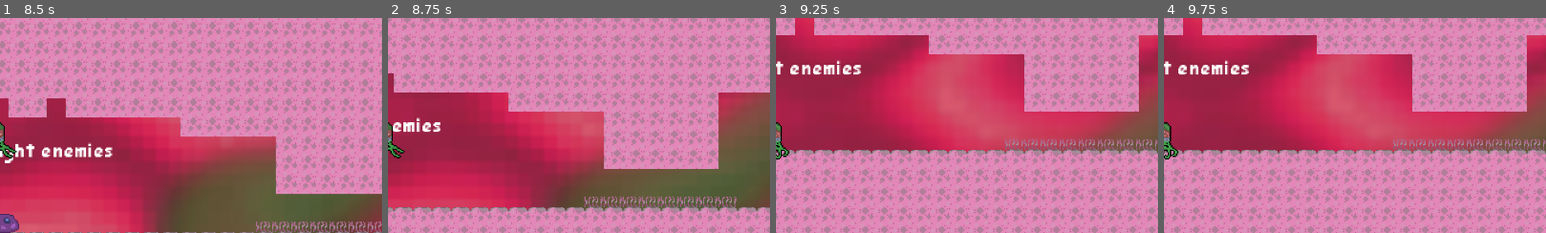
Above: before the commit, frames 1-4 (left to right).
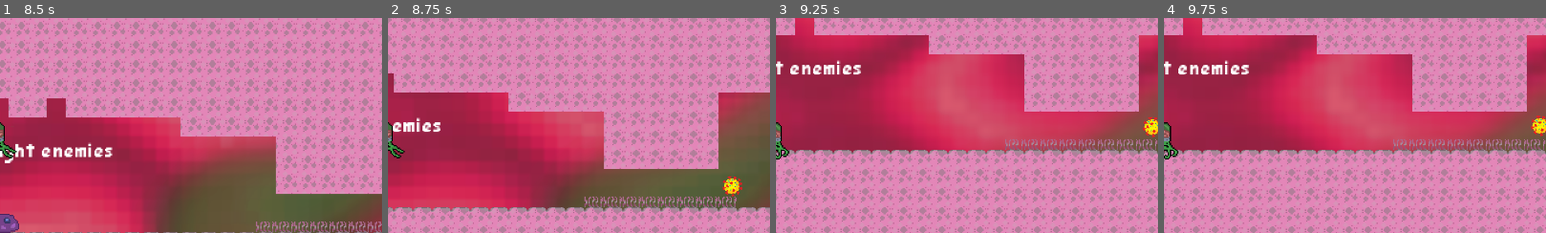
Above: after the commit, the same moments.

Repository: Esculero/Virus-Attack
Game: Godot game, scene res://Scenes/gameScenes/main_menu.tscn
Same seed, same stepped clock (60 frames per second), same inputs: the game is played once before the commit and once after it. Video files are missing from this copy of the repository; at most half a second of black plays in their place. Sound files missing from this copy of the repository are replaced by a short silence.
Inputs (mouse positions are % of the whole screen's width and height, from its top left):
- Up to frame 1 (8.5 s): click "Play" at 0.5 s; move the mouse to (45, 70) at 1.27 s; press the mouse at (45, 70) at 1.28 s; hold Right (move_right) 1.28-2.78 s; tap Up (jump) at 1.52, 2.27, 3.77, 4.52, 5.27, 6.77, 7.52, 8.27 s; move the mouse to (80, 65) at 2.02 s; release the mouse at (80, 65) at 2.03 s; click (80, 65) at 2.1 s; move the mouse to (20, 35) at 2.77 s; press the mouse at (20, 35) at 2.78 s; hold Left (move_left) 2.78-5.03 s; move the mouse to (55, 50) at 3.52 s; release the mouse at (55, 50) at 3.53 s; click (55, 50) at 3.6 s; move the mouse to (35, 25) at 4.27 s; press the mouse at (35, 25) at 4.28 s; move the mouse to (72, 45) at 5.02 s; release the mouse at (72, 45) at 5.03 s; hold Right (move_right) from 5.03 s (still down); click (72, 45) at 5.1 s; move the mouse to (30, 55) at 5.77 s; press the mouse at (30, 55) at 5.78 s; move the mouse to (60, 28) at 6.52 s; release the mouse at (60, 28) at 6.53 s; click (60, 28) at 6.6 s; move the mouse to (45, 70) at 7.27 s; press the mouse at (45, 70) at 7.28 s; move the mouse to (80, 65) at 8.02 s; release the mouse at (80, 65) at 8.03 s; click (80, 65) at 8.1 s
- Up to frame 2 (8.75 s): keep holding Right (move_right)
- Up to frame 3 (9.25 s): move the mouse to (20, 35) at 8.77 s; release Right (move_right) at 8.78 s; press the mouse at (20, 35) at 8.78 s; hold Left (move_left) from 8.78 s (still down)
- Up to frame 4 (9.75 s): keep holding Left (move_left); move the mouse to (55, 50) at 9.52 s; release the mouse at (55, 50) at 9.53 s; click (55, 50) at 9.6 s
The pictures show only the part of the screen within x 50-100%, y 22-72%; the shares and areas given below are measured in that part.

Frame 1 is identical in both runs. In frame 2, 0.3% of the frame differs, in the area x 87-93%, y 73-84%; in frame 3, 0.3%; in frame 4, 0.3%.

Commit message:
added health in the tutorial

Diff:
--- a/Scenes/gameScenes/game_scene.tscn
+++ b/Scenes/gameScenes/game_scene.tscn
@@ -1322,3 +1322,6 @@
 &"": SubResource("AnimationLibrary_7rvor")
 }
 autoplay = "cur"
+
+[node name="CovidHealth2" parent="." instance=ExtResource("15_2wrcq")]
+position = Vector2(299, 92)
